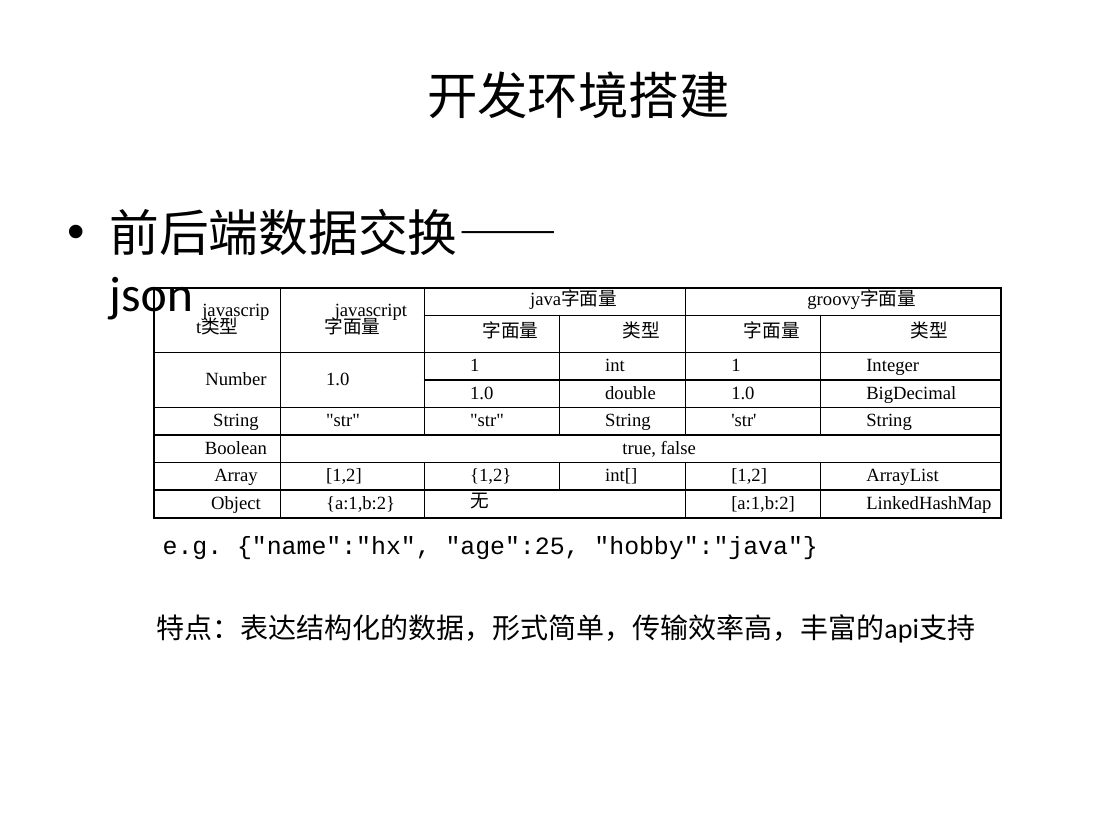
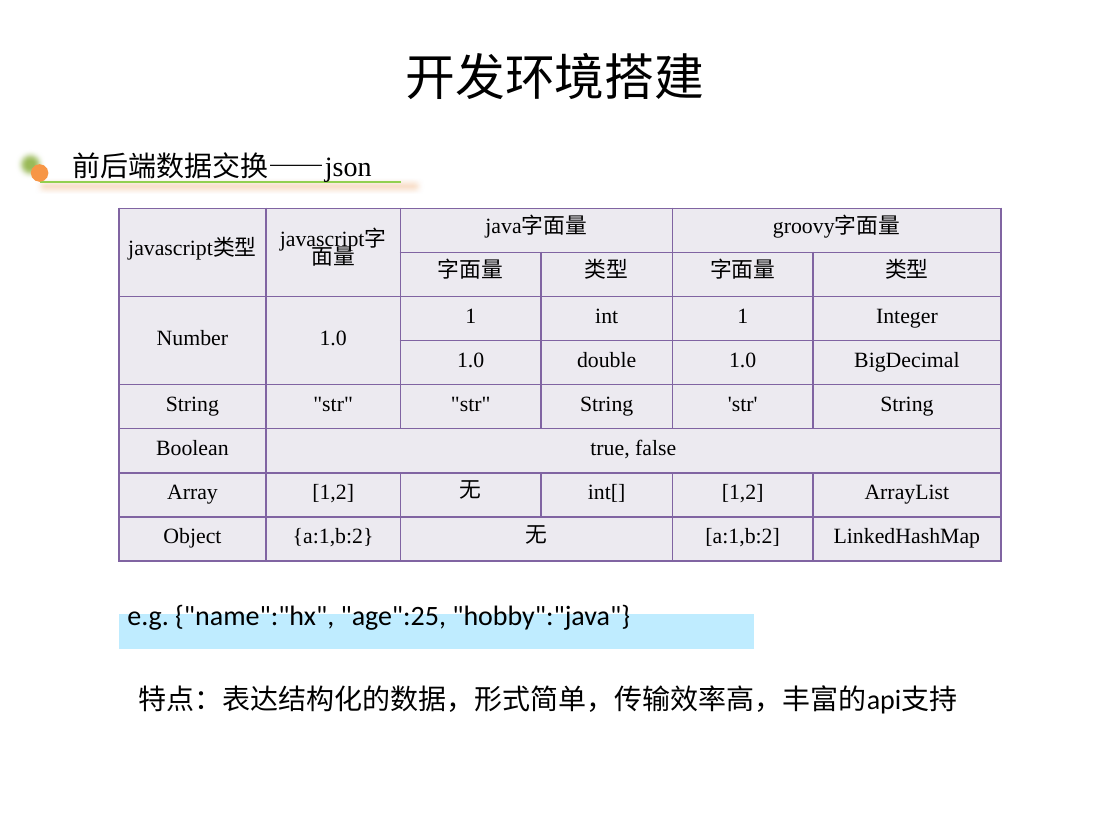
Before and after one commit to gongwm/graduate, a slide deck: slide 13 of 论文/水电机组控制与故障诊断_M201373325_胡弦_基于敏捷方法的水轮机仿真软件设计与实现.pptm (slide 12 before the commit). Drawn at 1120x840 pixels with LibreOffice and Linux fonts; fonts in the diff are those of the drawing; background and template pictures are left out. Boxes give left, top, right and bottom in pixels: in the first picture for what was removed or moved away, otherwise in the second. Text is boxed around its words. In the diff, an @@ line names an element or a change of style, - is before the commit and + after.

```diff
--- a/论文/水电机组控制与故障诊断_M201373325_胡弦_基于敏捷方法的水轮机仿真软件设计与实现.pptm
+++ b/论文/水电机组控制与故障诊断_M201373325_胡弦_基于敏捷方法的水轮机仿真软件设计与实现.pptm
@@ text "开发环境搭建" moved from (x1=427, y1=71, x2=729, y2=118) to (x1=405, y1=53, x2=704, y2=99) @@
@@ text "开发环境搭建" at (x1=405, y1=53, x2=704, y2=99): size 32.4 to 32 pt, font Calibri to Noto Sans CJK SC; vertical alignment middle to top @@
@@ text "前后端数据交换——json" moved from (x1=109, y1=209, x2=557, y2=323) to (x1=73, y1=152, x2=372, y2=183) @@
@@ text "前后端数据交换——json" at (x1=73, y1=152, x2=372, y2=183): size 32 to 18 pt, font Calibri to Times New Roman; bullet • to none; less space between paragraphs @@
@@ ellipse added at (x1=31, y1=165, x2=49, y2=183), fill #F79646 @@
@@ line added from (39, 181) to (401, 181), #92D050 1.5 pt @@
@@ table at (x1=119, y1=208, x2=1001, y2=561) @@
-row 7, column 3: {1,2}
+row 7, column 3: 无
@@ fill none to #EDEAF0 in 37 cells @@
@@ size 12 to 14 pt @@
@@ indent changed @@
@@ alignment justified to centre @@
@@ borders changed @@
@@ table resized from (x1=155, y1=288, x2=1004, y2=517) to (x1=119, y1=208, x2=1001, y2=561) @@
@@ table at (x1=119, y1=614, x2=754, y2=648) @@
@@ size 16 to 18 pt, font Courier New to Calibri @@
@@ table resized from (x1=155, y1=543, x2=922, y2=578) to (x1=119, y1=614, x2=754, y2=648) @@
@@ text "特点：表达结构化的数据，形式简单，传输效率高，丰富的api支持" moved from (x1=156, y1=614, x2=975, y2=643) to (x1=139, y1=685, x2=958, y2=714) @@
```
Also in this commit, not shown: 31 other slides changed, 3 slides added, 1 slide removed, 11 other files.
